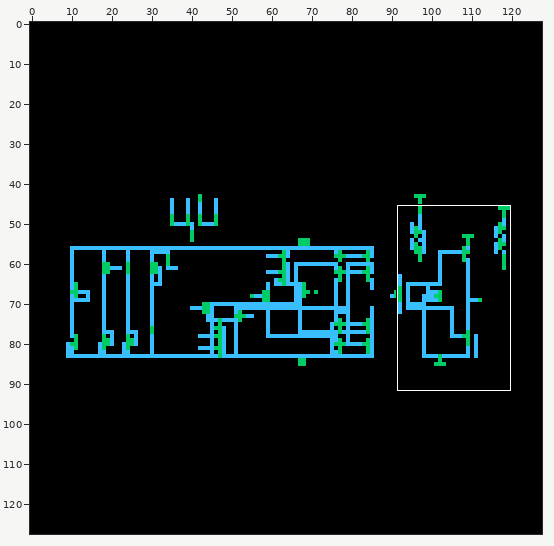
Two states of a sprite sheet, RRO_Monticelli_symbol/schematic/thumbnail_128x128.png. Above: a wide view before the commit, with the close-up outlined.
Close-up. First the earlier version:
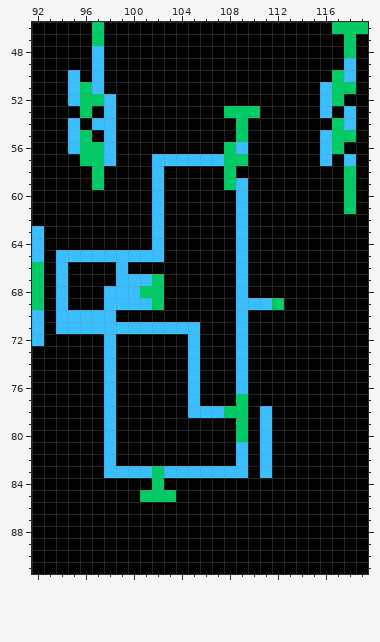
The file is 128x128 pixels. Shown: x 92..119, y 46..91.
New version:
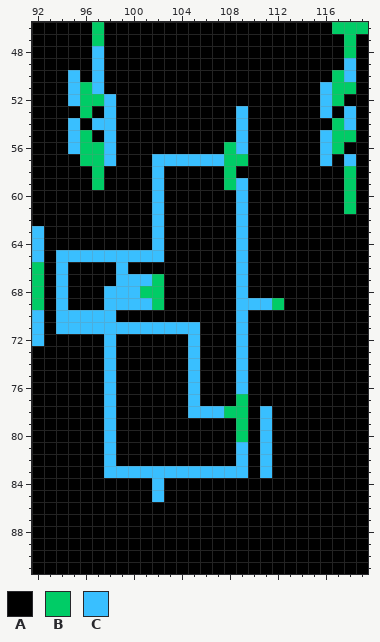
Palette (. is transparent): A #000000  B #00cc66  C #39bfff
The exact change:
@@ x 106..112 @@
 52 AAAAAAA
-53 AABBBAA
-54 AAABAAA
-55 AAABAAA
+53 AAACAAA
+54 AAACAAA
+55 AAACAAA
 56 AABCAAA
@@ x 99..105 @@
 82 AAAAAAA
-83 CCCBCCC
-84 AAABAAA
-85 AABBBAA
+83 CCCCCCC
+84 AAACAAA
+85 AAACAAA
 86 AAAAAAA
Boxes around the changes in both close-ups, in picture pixels (x1, y1, x2, y2):
changed: (224, 106, 260, 142)
changed: (140, 466, 176, 502)
